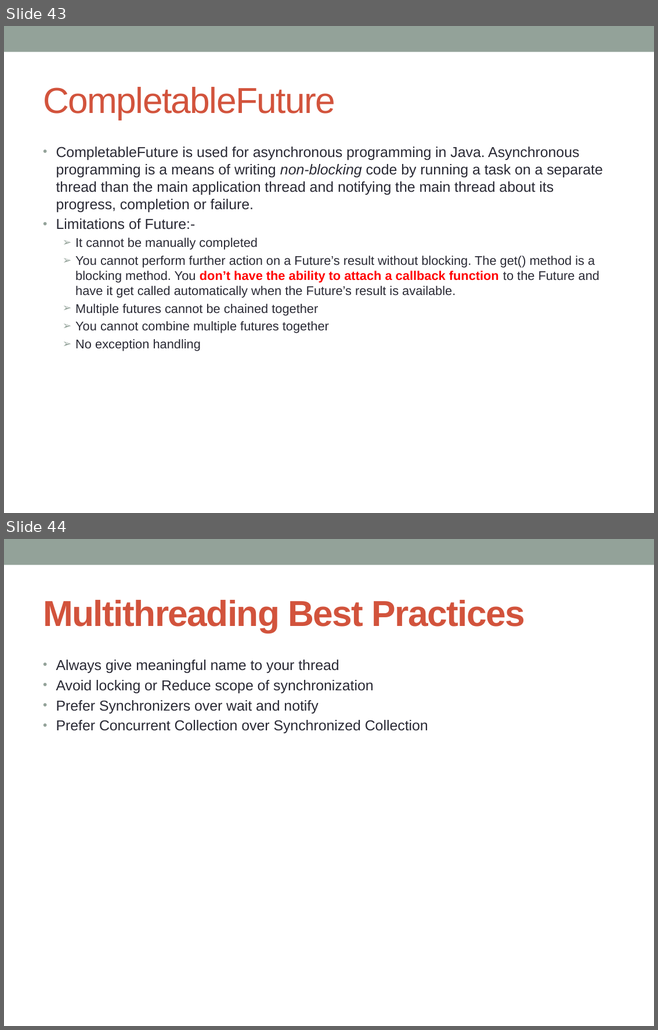
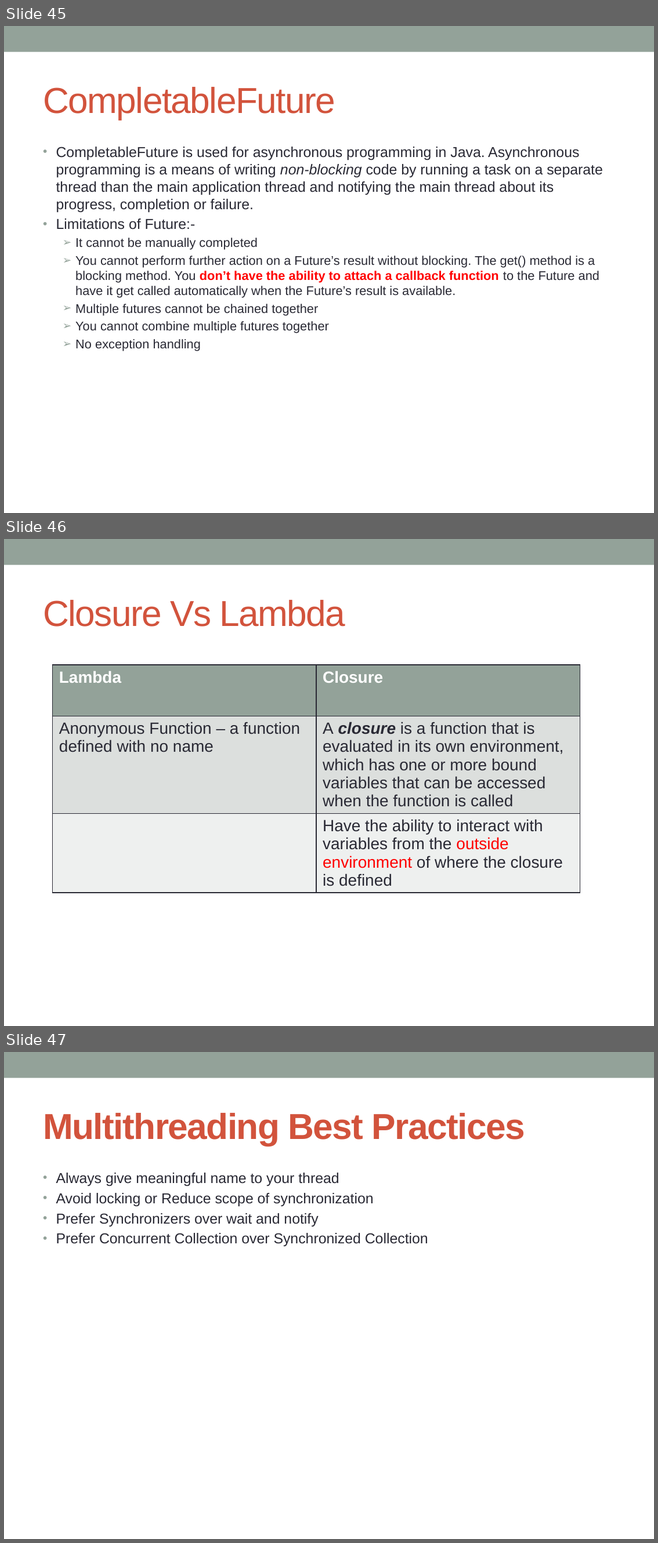
Before and after one commit to notionquest/ProjectDocumentation, a slide deck: MultiThreading.pptx. Shown one above the other, each under a label of ours: slides 43 and 44 before the commit, slides 45, 46 and 47 after it. The pictures are 658x1030 and 658x1543 pixels, drawn with LibreOffice and Linux fonts; fonts in the diff are those of the drawing. Boxes give left, top, right and bottom in pixels: in the first picture for what was removed or moved away, otherwise in the second. Text is boxed around its words. In the diff, an @@ line names an element or a change of style, - is before the commit and + after.

```diff
--- a/MultiThreading.pptx
+++ b/MultiThreading.pptx
@@ slide 46 added at <box>4,539,654,1026</box>, background #FFFFFF; not listed: 1 template element that a slide beside it also shows @@
@@ title added at <box>43,600,346,627</box>, 40 pt, text #D2533C @@
+Closure Vs Lambda
@@ table added at <box>53,665,580,905</box>, 3 rows, 2 columns @@
+Lambda | Closure
+Anonymous Function – a function defined with no name | A closure is a function that is evaluated in its own environment, which has one or more bound variables that can be accessed when the function is called
+ | Have the ability to interact with variables from the outside environment of where the closure is defined
@@ what was slide 43 is now slide 45 @@
@@ what was slide 44 is now slide 47 @@
```
Also in this commit, not shown: 1 slide changed, 2 other slides added.
